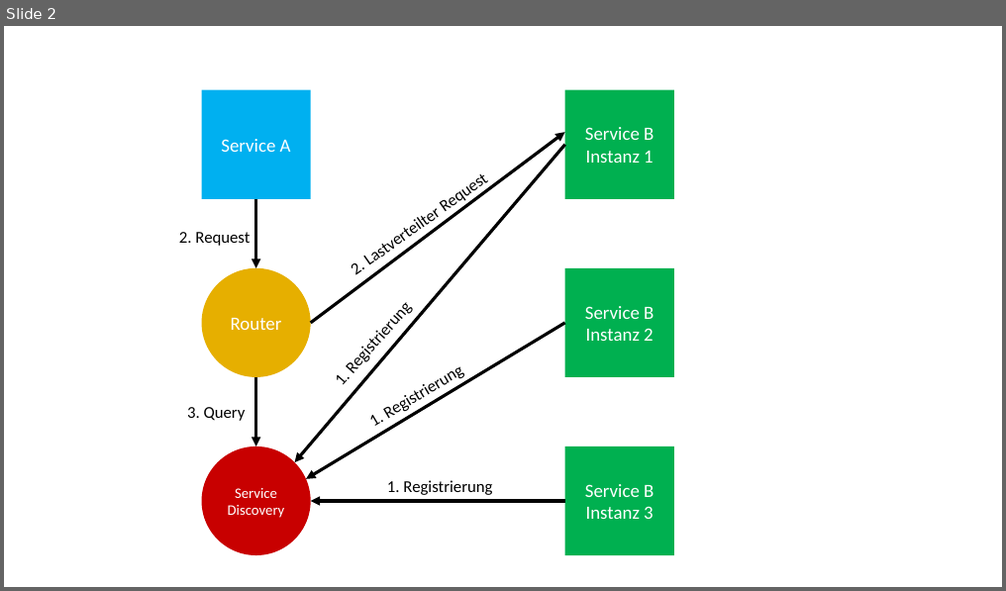
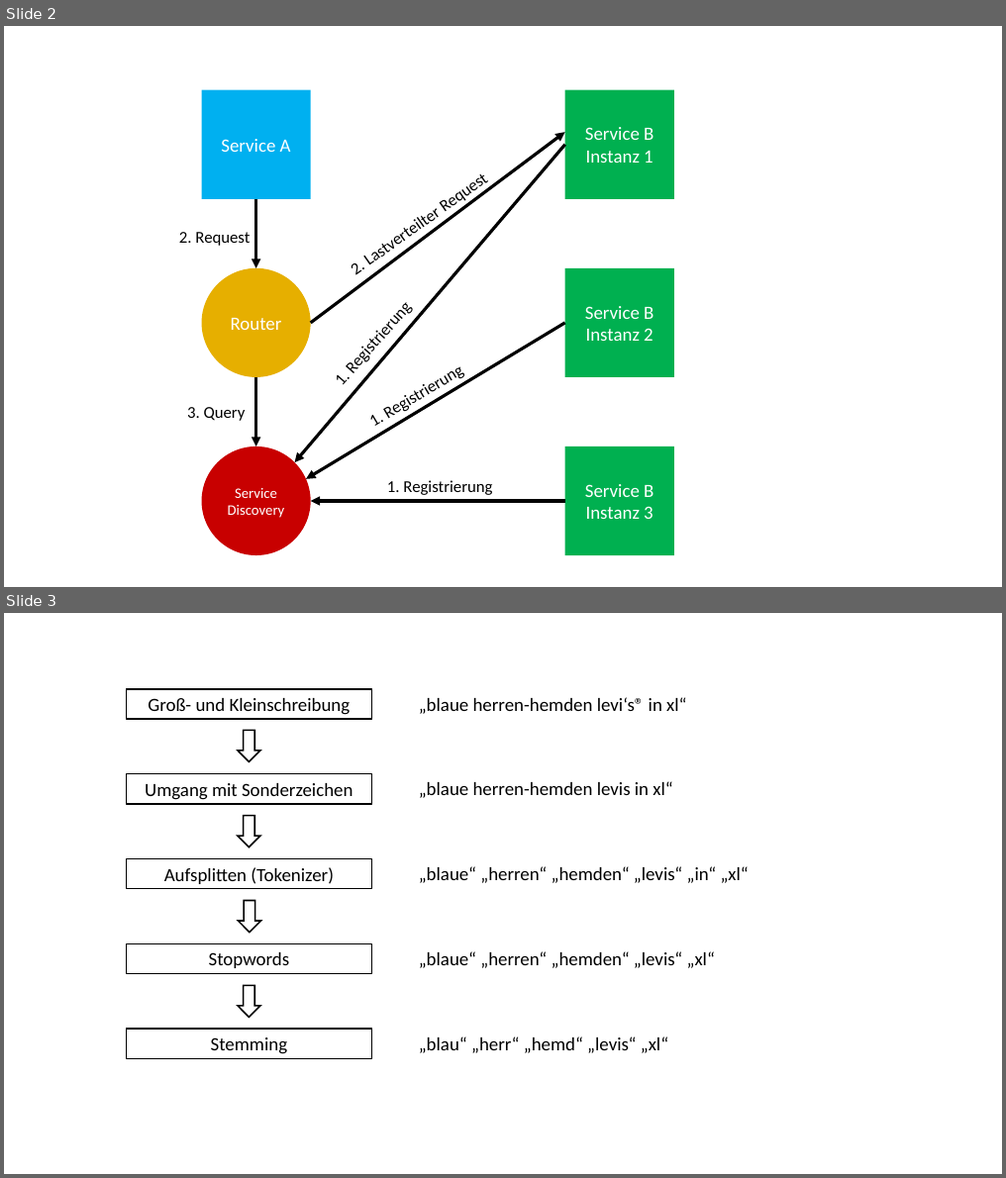
Before and after one commit to KotschM/LATEX_Bachelorarbeit, a slide deck: images/Bilder.pptx. Shown one above the other, each under a label of ours: slide 2 before the commit, slides 2 and 3 after it. The pictures are 1006x591 and 1006x1178 pixels, drawn with LibreOffice and Linux fonts; fonts in the diff are those of the drawing. Boxes give left, top, right and bottom in pixels: in the first picture for what was removed or moved away, otherwise in the second. Text is boxed around its words. In the diff, an @@ line names an element or a change of style, - is before the commit and + after.

```diff
--- a/images/Bilder.pptx
+++ b/images/Bilder.pptx
@@ slide 3 added at bbox=[4, 613, 1002, 1174], background #FFFFFF @@
@@ group added at bbox=[126, 689, 748, 1059]: 5 rectangles, 5 texts, 4 down arrows @@
+Groß- und Kleinschreibung
+Umgang mit Sonderzeichen
+Aufsplitten (Tokenizer)
+Stopwords
+Stemming
+„blaue herren-hemden levi‘s® in xl“
+„blaue herren-hemden levis in xl“
+„blaue“ „herren“ „hemden“ „levis“ „in“ „xl“
+„blaue“ „herren“ „hemden“ „levis“ „xl“
+„blau“ „herr“ „hemd“ „levis“ „xl“
```
Also in this commit, not shown: 6 other files.
